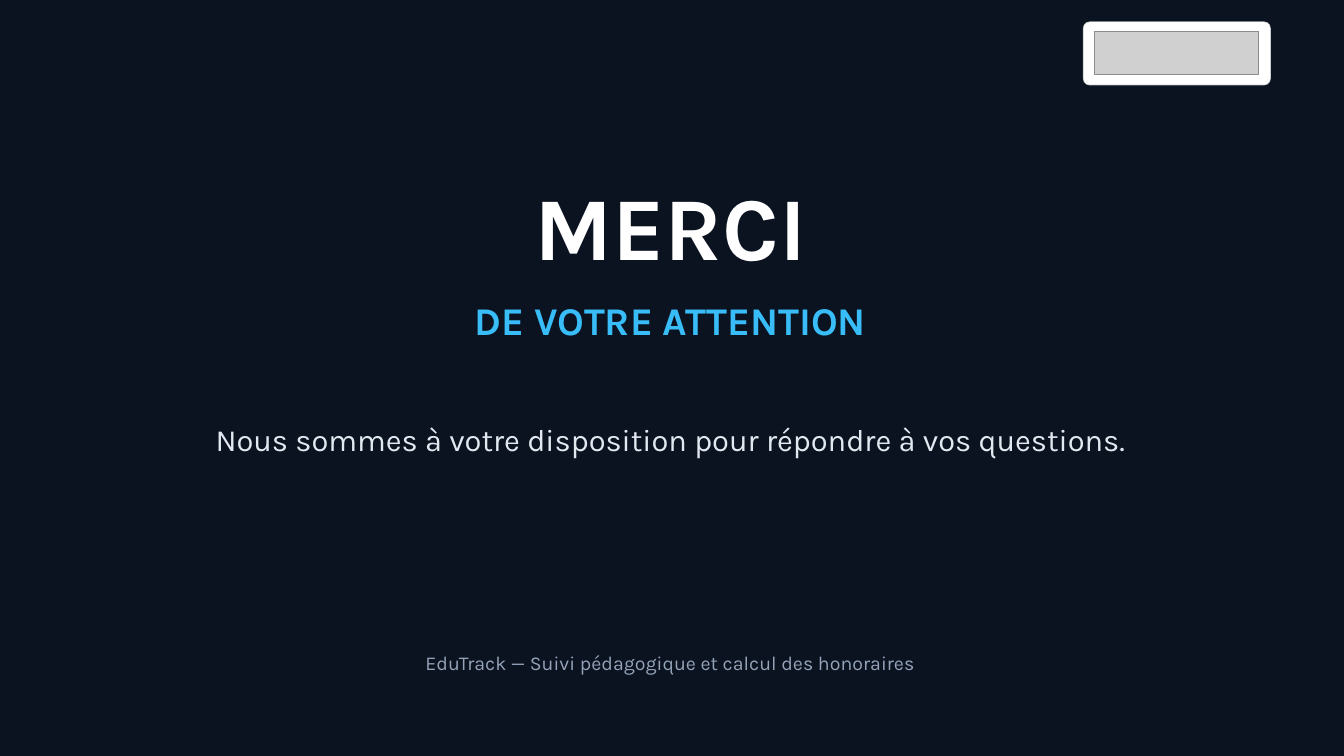
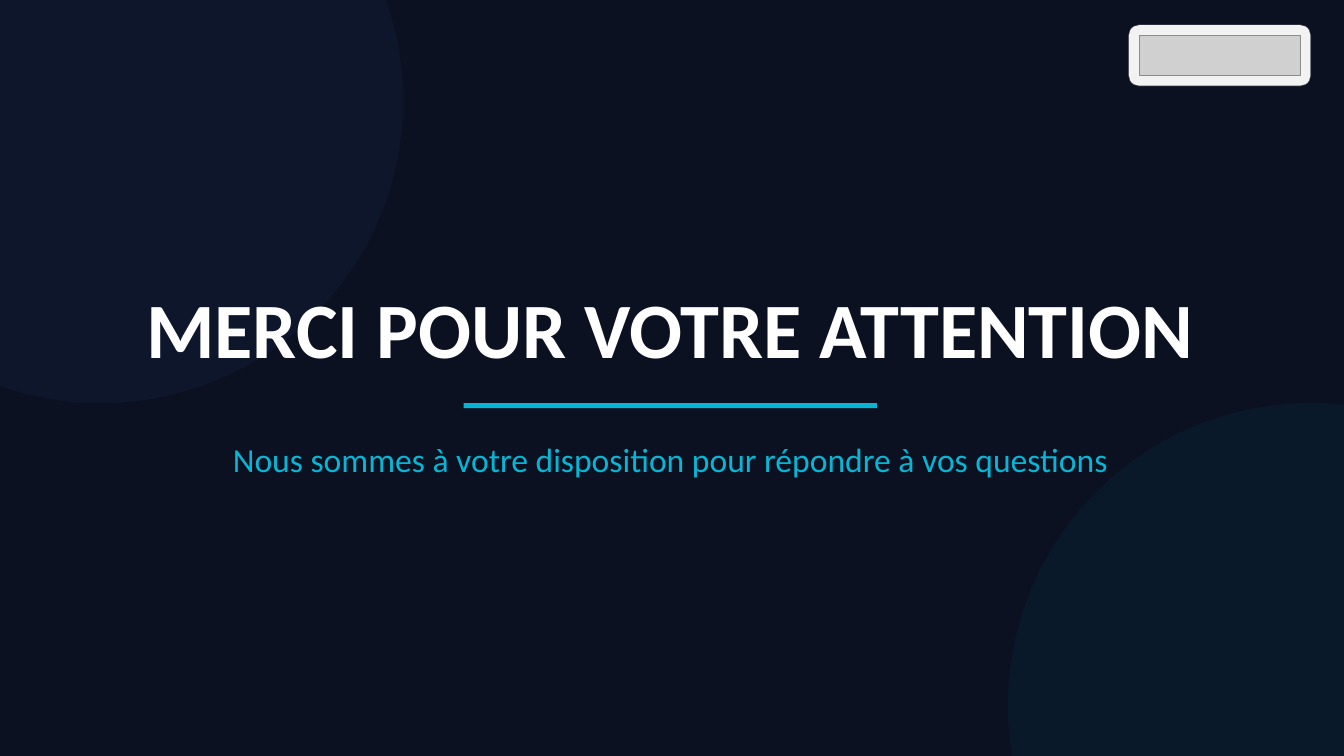
Before and after one commit to moussa7006/suivi-pedagogique-system, a slide deck: slide 11 of MEMOIRE/Presentation_EduTrack_soutenance2.pptx (slide 10 before the commit). Drawn at 1344x756 pixels with LibreOffice and Linux fonts; fonts in the diff are those of the drawing; grey boxes stand for pictures. Boxes give left, top, right and bottom in pixels: in the first picture for what was removed or moved away, otherwise in the second. Text is boxed around its words. In the diff, an @@ line names an element or a change of style, - is before the commit and + after.

```diff
--- a/MEMOIRE/Presentation_EduTrack_soutenance2.pptx
+++ b/MEMOIRE/Presentation_EduTrack_soutenance2.pptx
@@ background #0B1220 to #0B1121 @@
@@ ellipse added at [0, 0, 403, 403], fill #3B82F6 at 5% opacity @@
@@ rounded rectangle: place and size @@
-rounded rectangle at [1084, 22, 1270, 85]
+rounded rectangle at [1129, 25, 1311, 86]
@@ rounded rectangle at [1129, 25, 1311, 86]: fill #FFFFFF to #FFFFFF at 95% opacity; proportions changed @@
@@ picture: place and size @@
-picture at [1095, 31, 1259, 75]
+picture at [1139, 35, 1301, 76]
@@ text removed at [534, 200, 806, 262] @@
-MERCI
@@ text at [146, 306, 1193, 359]: text changed; size 28 to 56 pt; font Karla to Calibri; text colour #38BDF8 to #FFFFFF @@
-DE VOTRE ATTENTION
+MERCI POUR VOTRE ATTENTION
@@ rectangle added at [464, 403, 877, 408], fill #06B6D4 @@
@@ ellipse added at [1008, 403, 1344, 756], fill #06B6D4 at 5% opacity @@
@@ text at [233, 448, 1107, 478]: text changed; size 22 to 24 pt; font Karla to Calibri; text colour #E2E8F0 to #06B6D4 @@
-Nous sommes à votre disposition pour répondre à vos questions.
+Nous sommes à votre disposition pour répondre à vos questions
@@ text removed at [425, 655, 914, 675] @@
-EduTrack — Suivi pédagogique et calcul des honoraires
```
Also in this commit, not shown: 3 other slides changed, 7 slides added, 6 slides removed, 2 other files.
